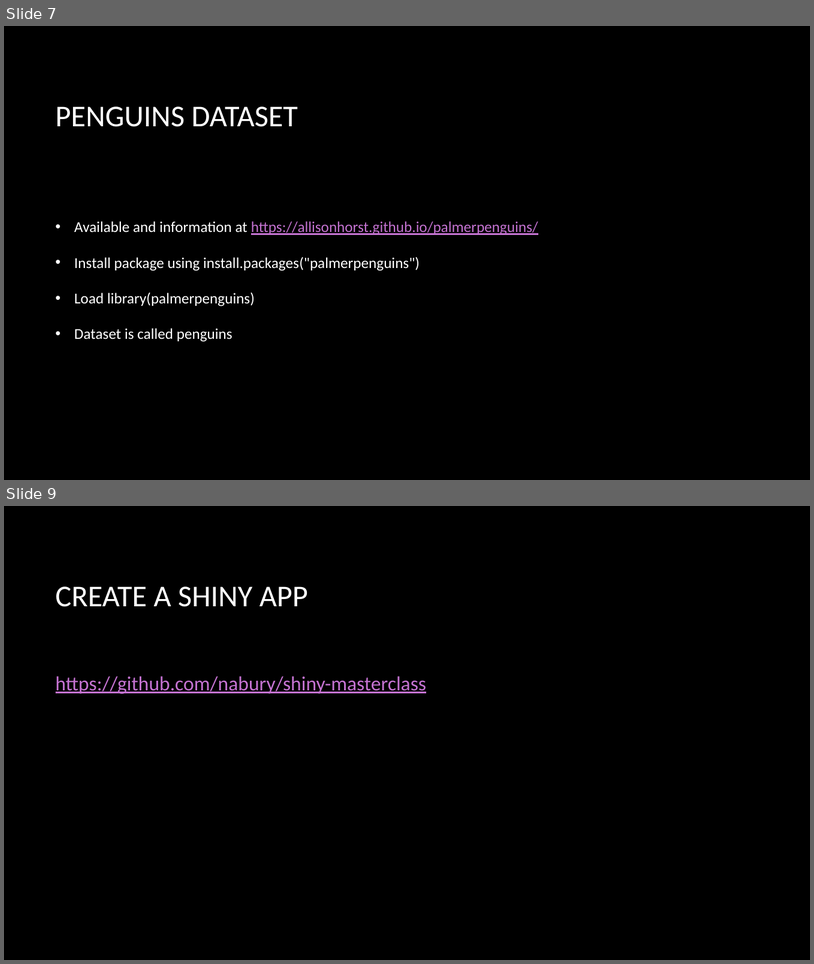
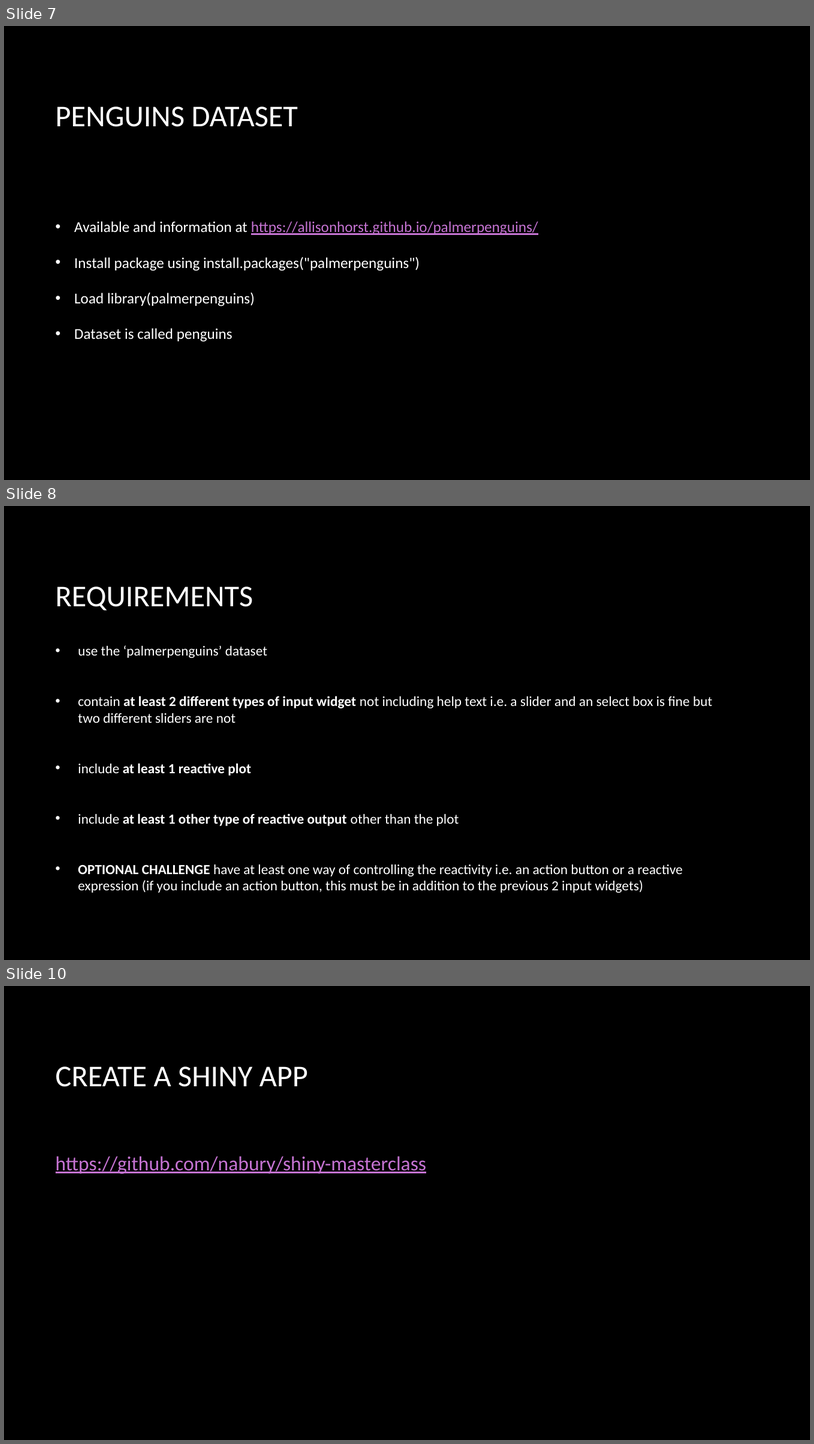
Before and after one commit to nabury/shiny-masterclass, a slide deck: Part 3/Slides part 3.pptx. Shown one above the other, each under a label of ours: slides 7 and 9 before the commit, slides 7, 8 and 10 after it; the slides between them are not shown. The pictures are 814x964 and 814x1444 pixels, drawn with LibreOffice and Linux fonts; fonts in the diff are those of the drawing; background and template pictures are left out. Boxes give left, top, right and bottom in pixels: in the first picture for what was removed or moved away, otherwise in the second. Text is boxed around its words. In the diff, an @@ line names an element or a change of style, - is before the commit and + after.

```diff
--- a/Part 3/Slides part 3.pptx
+++ b/Part 3/Slides part 3.pptx
@@ slide 8 added at [4,506,810,960], background picture (left out) @@
@@ title added at [56,586,253,610], 36 pt, text #FFFFFF @@
+REQUIREMENTS
@@ text added at [78,696,713,892], 16.6 pt, text #FFFFFF @@
+• use the ‘palmerpenguins’ dataset
+• contain at least 2 different types of input widget not including help text i.e. a slider and an select box is fine but two different sliders are not
+• include at least 1 reactive plot
+• include at least 1 other type of reactive output other than the plot
+• OPTIONAL CHALLENGE have at least one way of controlling the reactivity i.e. an action button or a reactive expression (if you include an action button, this must be in addition to the previous 2 input widgets)
@@ what was slide 9 is now slide 10 @@
```
Also in this commit, not shown: 1 other slide added, 1 slide removed.
